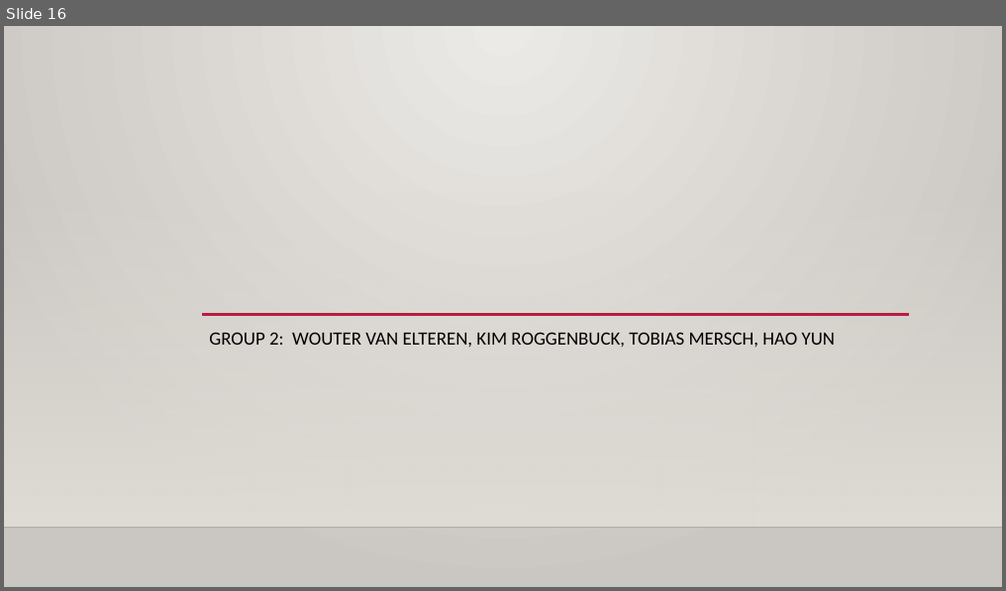
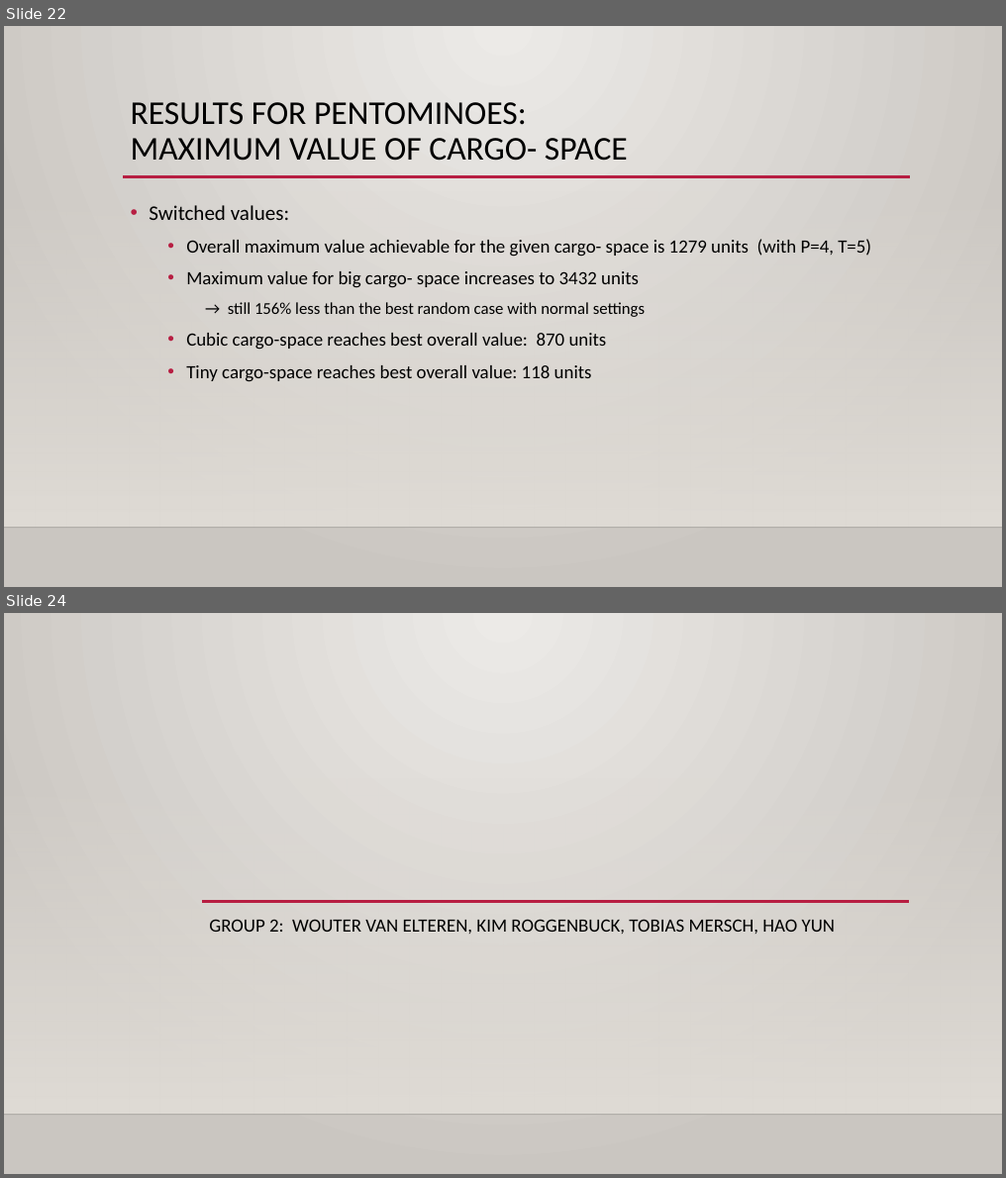
Before and after one commit to 31l3311/Pentominoes, a slide deck: project 3.pptx. Shown one above the other, each under a label of ours: slide 16 before the commit, slides 22 and 24 after it; the slides between them are not shown. The pictures are 1006x591 and 1006x1178 pixels, drawn with LibreOffice and Linux fonts; fonts in the diff are those of the drawing; background and template pictures are left out. Boxes give left, top, right and bottom in pixels: in the first picture for what was removed or moved away, otherwise in the second. Text is boxed around its words. In the diff, an @@ line names an element or a change of style, - is before the commit and + after.

```diff
--- a/project 3.pptx
+++ b/project 3.pptx
@@ slide 22 added at (4, 26, 1002, 587), background gradient #ECEAE7 to #CAC7C1; not listed: 2 template elements that a slide beside it also shows @@
@@ title added at (131, 102, 628, 161), 32 pt, text #000000 @@
+RESULTS FOR PENTOMINOES:
+MAXIMUM VALUE OF CARGO- SPACE
@@ line added from (123, 177) to (910, 177), #B71E42 2.5 pt @@
@@ text added at (149, 205, 871, 382), 18 pt, text #000000 @@
+• Switched values:
+  • Overall maximum value achievable for the given cargo- space is 1279 units (with P=4, T=5)
+  • Maximum value for big cargo- space increases to 3432 units
+    → still 156% less than the best random case with normal settings
+  • Cubic cargo-space reaches best overall value: 870 units
+  • Tiny cargo-space reaches best overall value: 118 units
@@ what was slide 16 is now slide 24 @@
```
Also in this commit, not shown: 8 slides changed, 9 other slides added, 2 slides removed.
